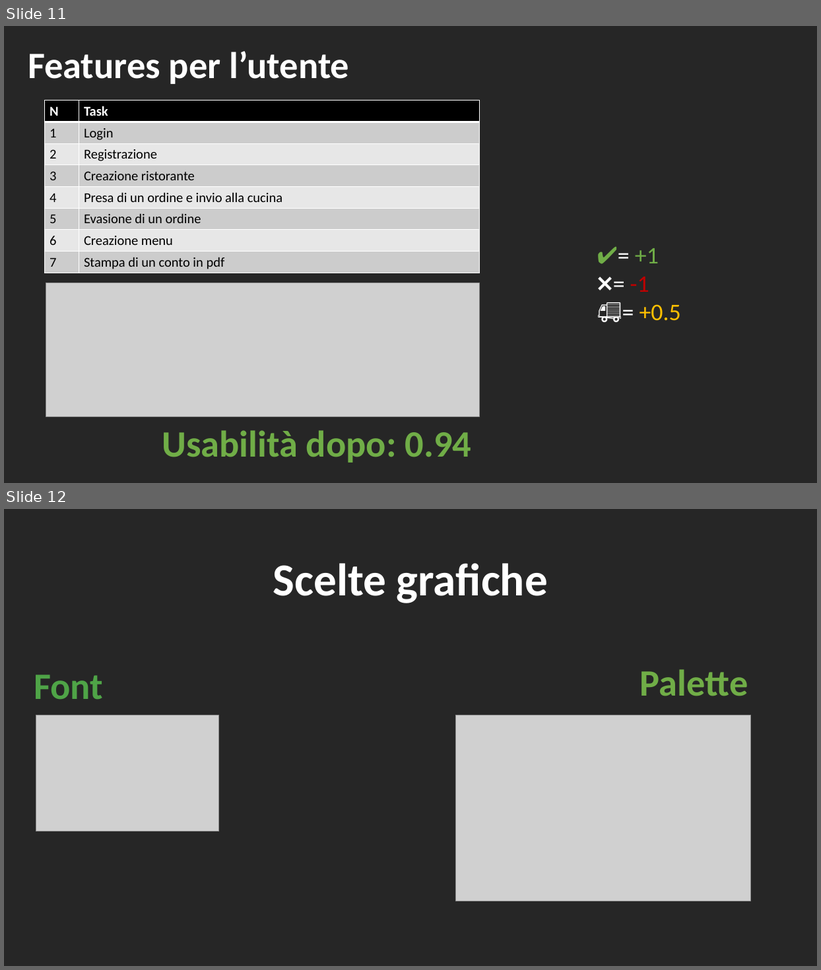
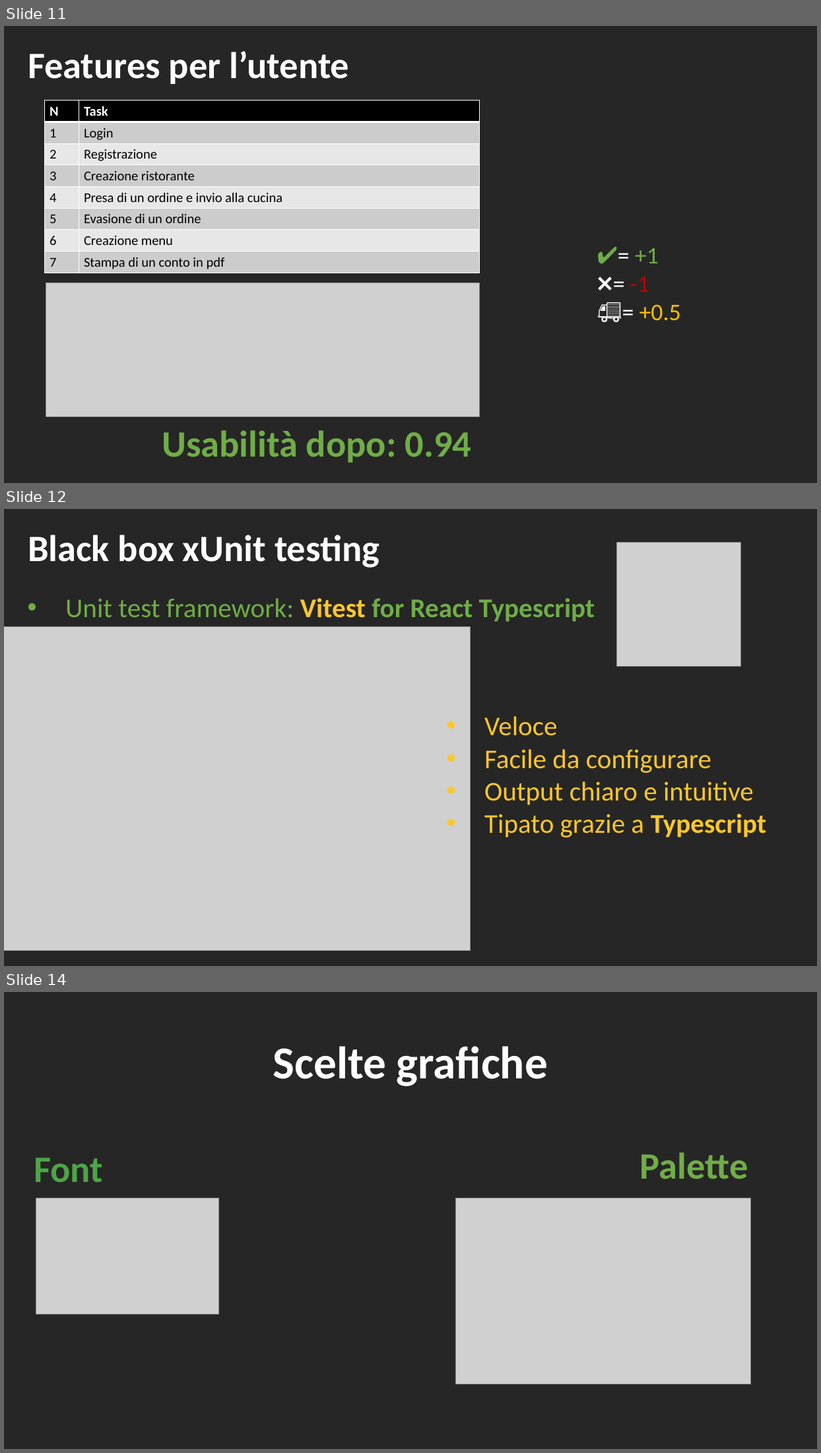
Before and after one commit to macro21KGB/Esame-INGSW-22-23, a slide deck: Presentation.pptx. Shown one above the other, each under a label of ours: slides 11 and 12 before the commit, slides 11, 12 and 14 after it; the slides between them are not shown. The pictures are 821x970 and 821x1453 pixels, drawn with LibreOffice and Linux fonts; fonts in the diff are those of the drawing; grey boxes stand for pictures. Boxes give left, top, right and bottom in pixels: in the first picture for what was removed or moved away, otherwise in the second. Text is boxed around its words. In the diff, an @@ line names an element or a change of style, - is before the commit and + after.

Commit message:
added testing to pptx

```diff
--- a/Presentation.pptx
+++ b/Presentation.pptx
@@ slide 12 added at [4,509,817,966], background #262626 @@
@@ text added at [28,535,380,568], 44 pt, text #FFFFFF, bold @@
+Black box xUnit testing
@@ picture added at [617,543,741,666] @@
@@ text added at [65,598,595,622], 32 pt, text #70AD47, bold @@
+• Unit test framework: Vitest for React Typescript
@@ picture added at [4,626,471,951] @@
@@ text added at [484,716,766,838], 32 pt, text #FCC72B @@
+• Veloce
+• Facile da configurare
+• Output chiaro e intuitive
+• Tipato grazie a Typescript
@@ what was slide 12 is now slide 14 @@
```
Also in this commit, not shown: 1 other slide added.
